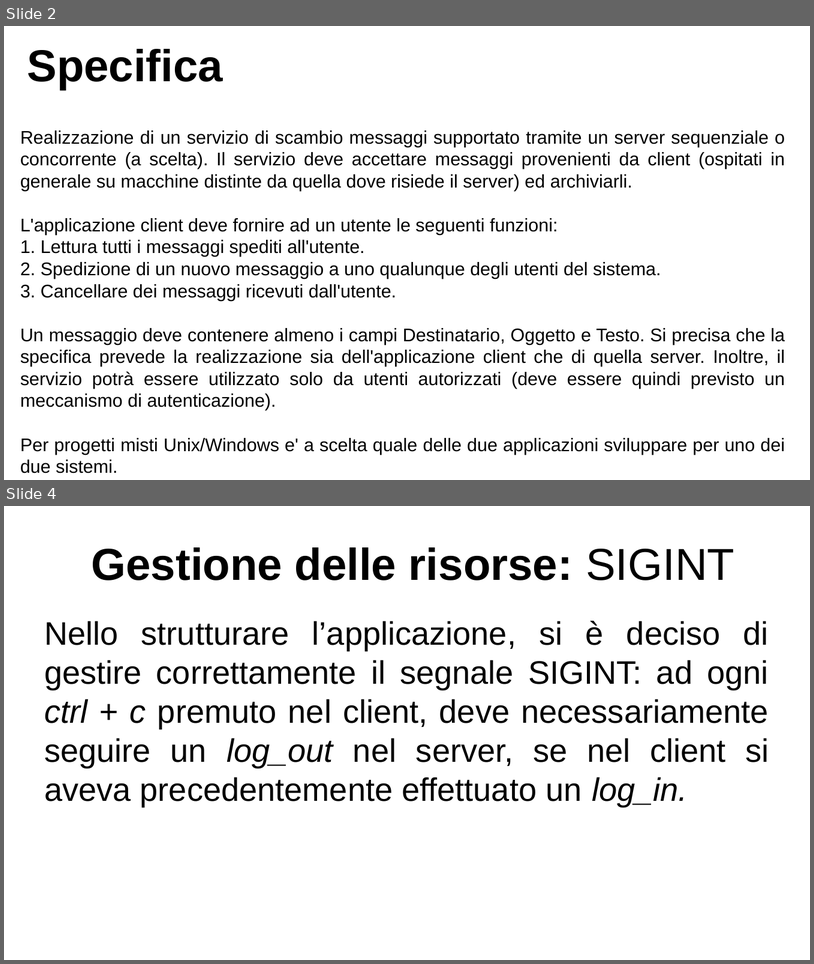
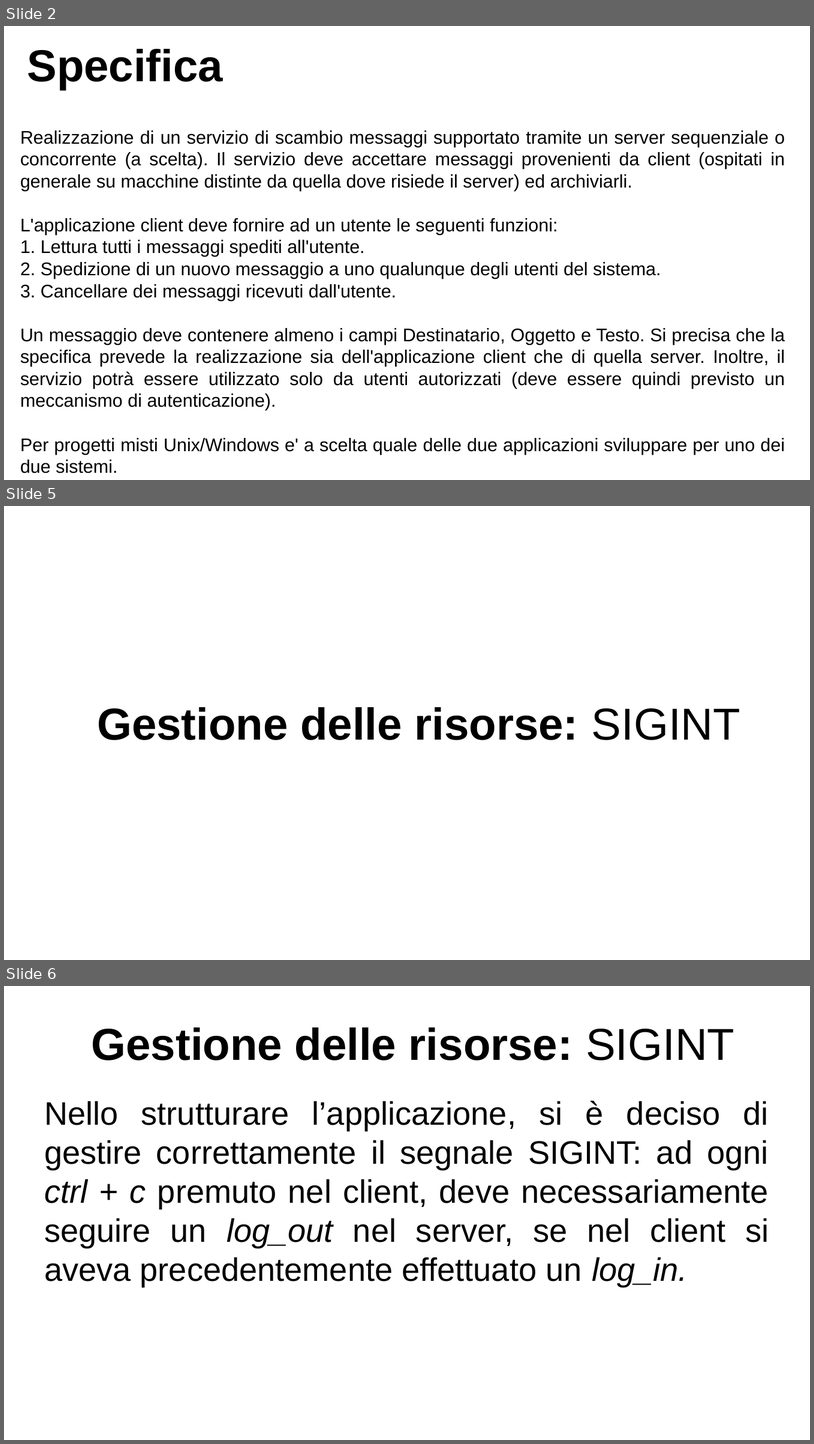
Before and after one commit to lucaMastro/progetto_SO, a slide deck: presentazione_progetto_SO.odp. Shown one above the other, each under a label of ours: slides 2 and 4 before the commit, slides 2, 5 and 6 after it; the slides between them are not shown. The pictures are 814x964 and 814x1444 pixels, drawn with LibreOffice and Linux fonts; fonts in the diff are those of the drawing. Boxes give left, top, right and bottom in pixels: in the first picture for what was removed or moved away, otherwise in the second. Text is boxed around its words. In the diff, an @@ line names an element or a change of style, - is before the commit and + after.

```diff
--- a/presentazione_progetto_SO.odp
+++ b/presentazione_progetto_SO.odp
@@ slide 5 added at (x1=4, y1=506, x2=810, y2=960), background #FFFFFF @@
@@ title added at (x1=97, y1=707, x2=741, y2=740), 44 pt, text #000000, bold @@
+Gestione delle risorse: SIGINT
@@ what was slide 4 is now slide 6 @@
```
Also in this commit, not shown: 9 slides changed, 10 other slides added, 1 slide removed.
